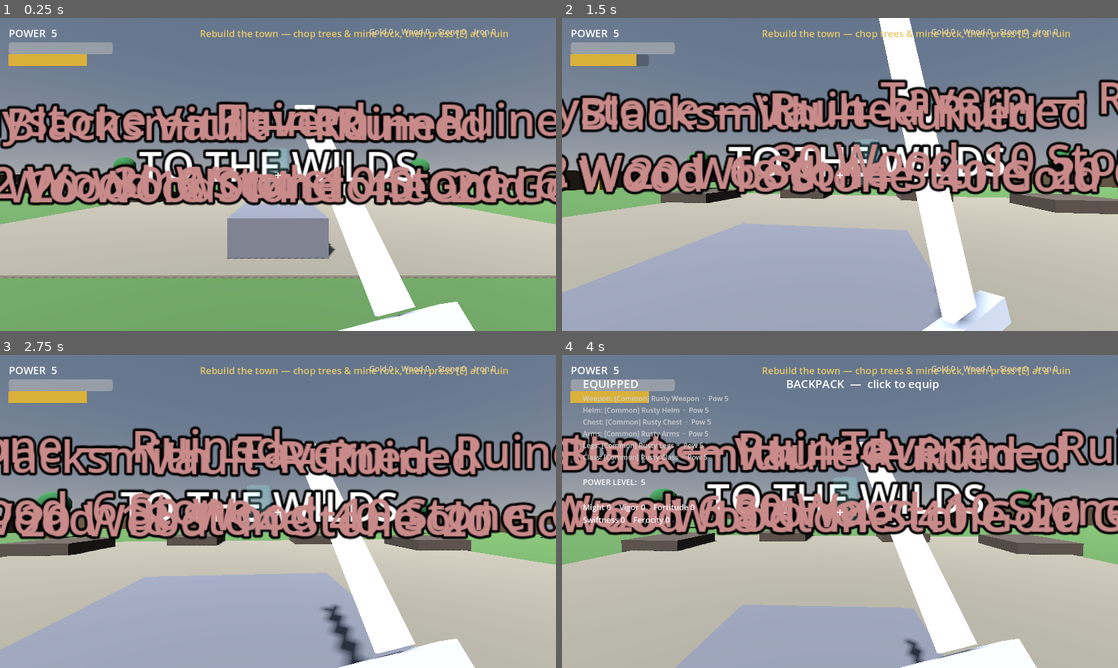
Above: before the commit, frames 1-4 (two rows, left to right).
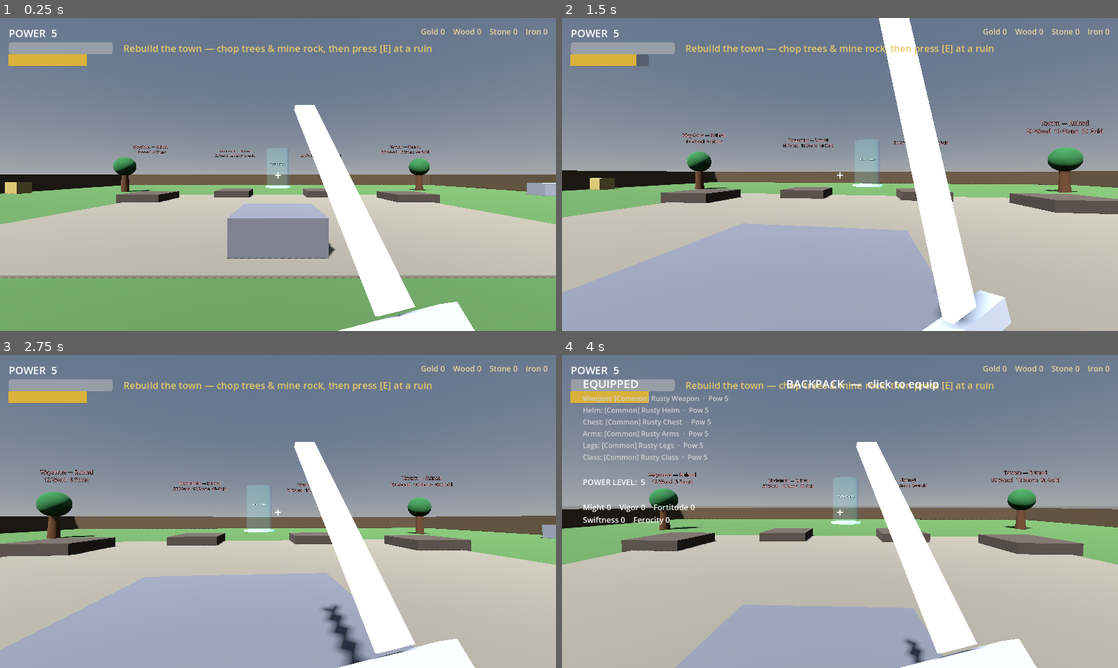
Above: after the commit, the same moments.

Repository: trevorvail3/Slayer
Game: Godot game, scene res://scenes/hub.tscn
Two runs of this game, one before a commit and one after it. Both use one fixed random seed, a clock stepped at 60 frames per second and the inputs below.
Inputs (mouse positions are in pixels of both pictures, inside the frame that each line leads up to):
- Up to frame 1 (0.25 s): no input
- Up to frame 2 (1.5 s): tap E (interact) at 0.5, 1.25 s; move the mouse to (867, 174) at 0.52 s; press the mouse at (867, 174) at 0.53 s; hold W (move_forward) from 0.53 s (still down); tap Space (jump) at 0.77 s; move the mouse to (812, 174) at 1.27 s; release the mouse at (812, 174) at 1.28 s; right-click (812, 174) at 1.35 s; click (812, 174) at 1.42 s
- Up to frame 3 (2.75 s): keep holding W (move_forward); tap Space (jump) at 1.52 s; tap E (interact) at 2, 2.1 s; move the mouse to (289, 505) at 2.02 s; click (289, 505) at 2.17 s
- Up to frame 4 (4 s): tap E (interact) at 2.75, 3.5 s; move the mouse to (834, 517) at 2.77 s; tap I at 2.85 s; click (834, 517) at 2.92 s; tap Space (jump) at 3.02, 3.77 s; move the mouse to (1006, 558) at 3.52 s; release W (move_forward) at 3.53 s; press the mouse at (1006, 558) at 3.53 s; hold A (move_left) from 3.53 s (still down)

The runs differ from the first frame. In frame 1, 26% of the frame differs, in the area x 0-100%, y 3-60%; in frame 2, 26%, in the area x 0-100%, y 3-57%; in frame 3, 25%; in frame 4, 25%.

Commit message:
v0.4.1: fix unreadable world signs & HUD top-bar overlap
World Label3D signs (build sites, travel pads) used fixed_size + no_depth_test,
so distant labels rendered at constant huge size, never occluded, and piled up
into an unreadable mess in screen center. Now they scale with distance, respect
depth, and use a small pixel_size — readable signs floating over each object.

HUD: objective is now a centered top-wide label on its own row; the resource/
gold readout is right-aligned in the top-right corner. No more collision between
them at any window size.

Co-Authored-By: Claude Opus 4.8 <noreply@anthropic.com>
Claude-Session: https://claude.ai/code/session_01BSW54Paq7ZG23rR9KqKiVs

Diff:
--- a/scripts/ui/hud.gd
+++ b/scripts/ui/hud.gd
@@ -74,8 +74,10 @@
 	root.add_child(toast)
 
 	objective_label = Label.new()
-	objective_label.set_anchors_preset(Control.PRESET_CENTER_TOP)
-	objective_label.position += Vector2(-180, 20)
+	objective_label.set_anchors_preset(Control.PRESET_TOP_WIDE)
+	objective_label.horizontal_alignment = HORIZONTAL_ALIGNMENT_CENTER
+	objective_label.offset_top = 54
+	objective_label.mouse_filter = Control.MOUSE_FILTER_IGNORE
 	objective_label.add_theme_font_size_override("font_size", 22)
 	objective_label.add_theme_color_override("font_color", Color("e6c86a"))
 	objective_label.text = ""
@@ -83,7 +85,10 @@
 
 	resource_label = Label.new()
 	resource_label.set_anchors_preset(Control.PRESET_TOP_RIGHT)
-	resource_label.position = Vector2(-430, 18)
+	resource_label.grow_horizontal = Control.GROW_DIRECTION_BEGIN
+	resource_label.position = Vector2(-20, 18)
+	resource_label.horizontal_alignment = HORIZONTAL_ALIGNMENT_RIGHT
+	resource_label.mouse_filter = Control.MOUSE_FILTER_IGNORE
 	resource_label.add_theme_font_size_override("font_size", 18)
 	resource_label.add_theme_color_override("font_color", Color("e6d29a"))
 	resource_label.text = ""
--- a/scripts/world/build_site.gd
+++ b/scripts/world/build_site.gd
@@ -67,10 +67,9 @@
 
 	_label = Label3D.new()
 	_label.billboard = BaseMaterial3D.BILLBOARD_ENABLED
-	_label.no_depth_test = true
-	_label.fixed_size = true
-	_label.font_size = 44
-	_label.outline_size = 10
+	_label.font_size = 48
+	_label.outline_size = 8
+	_label.pixel_size = 0.006
 	_label.position.y = 4.0
 	add_child(_label)
 
--- a/scripts/world/travel_pad.gd
+++ b/scripts/world/travel_pad.gd
@@ -52,11 +52,10 @@
 
 	var label := Label3D.new()
 	label.billboard = BaseMaterial3D.BILLBOARD_ENABLED
-	label.no_depth_test = true
-	label.fixed_size = true
-	label.font_size = 40
-	label.outline_size = 10
-	label.position.y = 3.4
+	label.font_size = 48
+	label.outline_size = 8
+	label.pixel_size = 0.007
+	label.position.y = 3.6
 	label.text = "TO THE WILDS" if to_zone else "RETURN TO TOWN"
 	add_child(label)
 
